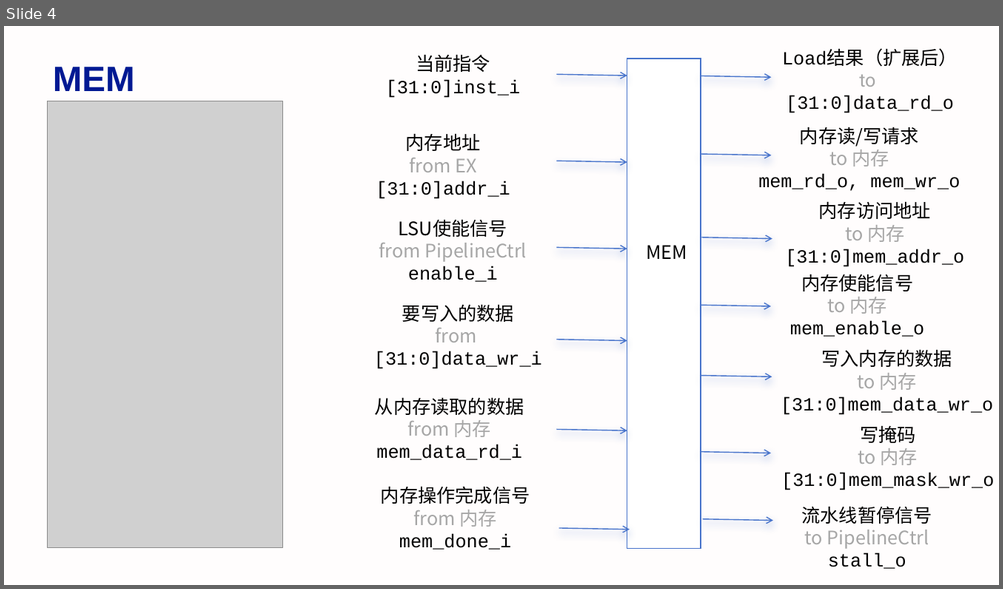
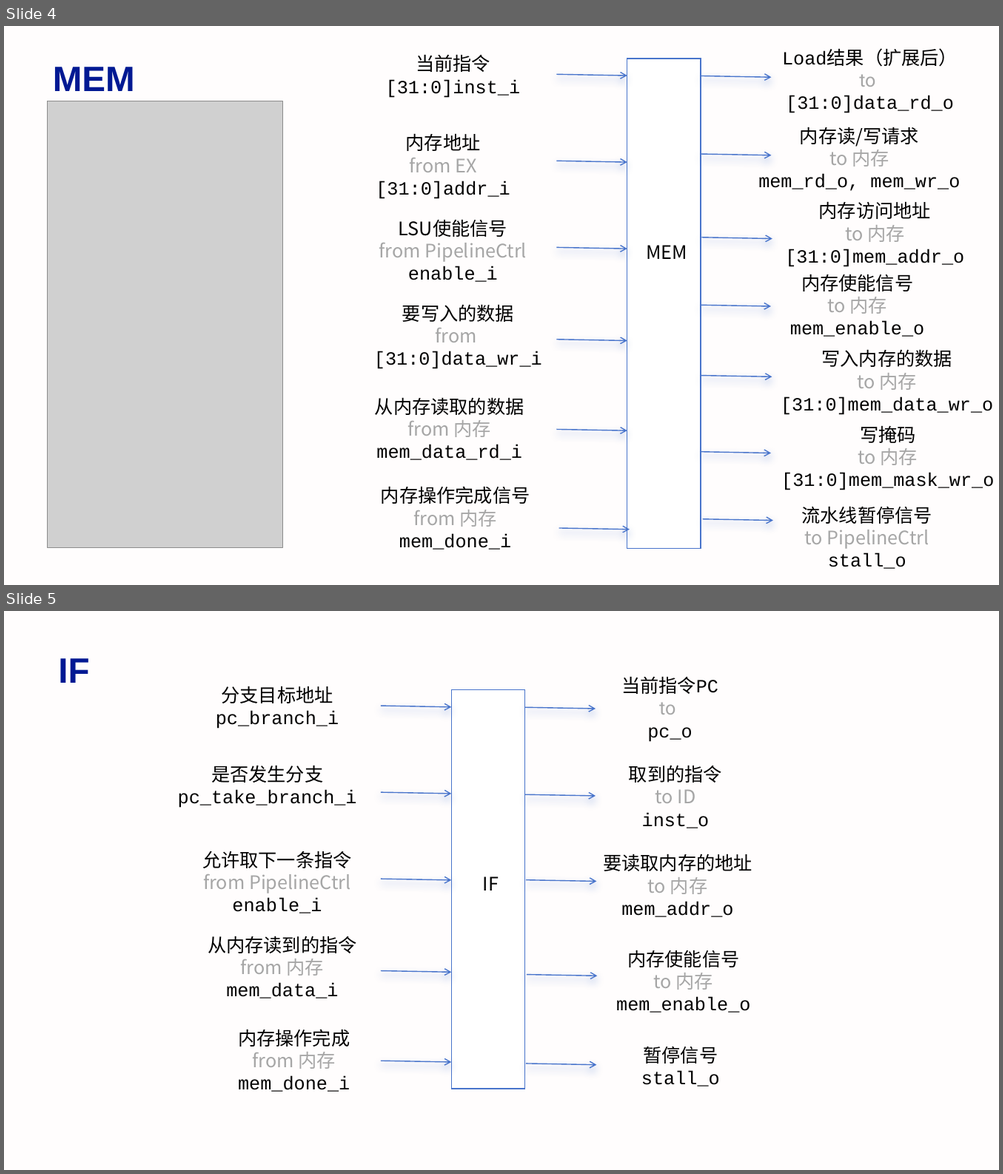
Before and after one commit to ningantrq/trq_minisys_rv, a slide deck: figure/trq_minisys_fig.pptx. Shown one above the other, each under a label of ours: slide 4 before the commit, slides 4 and 5 after it. The pictures are 1003x589 and 1003x1174 pixels, drawn with LibreOffice and Linux fonts; fonts in the diff are those of the drawing; grey boxes stand for pictures. Boxes give left, top, right and bottom in pixels: in the first picture for what was removed or moved away, otherwise in the second. Text is boxed around its words. In the diff, an @@ line names an element or a change of style, - is before the commit and + after.

```diff
--- a/figure/trq_minisys_fig.pptx
+++ b/figure/trq_minisys_fig.pptx
@@ slide 5 added at [4, 611, 999, 1170], background #FFFDFD @@
@@ text added at [58, 658, 89, 683], 34 pt, text #011993, bold @@
+IF
@@ text added at [621, 676, 718, 742], 18 pt, text #000000 @@
+当前指令PC
+to
+pc_o
@@ text added at [216, 686, 338, 729], 18 pt, text #000000 @@
+分支目标地址 pc_branch_i
@@ rectangle added at [452, 690, 526, 1089], fill #FFFFFF, outline #4874CB 1 pt @@
@@ arrow added from (381, 706) to (452, 707), #4874CB 1 pt @@
@@ arrow added from (525, 707) to (596, 709), #4874CB 1 pt @@
@@ text added at [178, 765, 357, 808], 18 pt, text #000000 @@
+是否发生分支pc_take_branch_i
@@ text added at [629, 765, 722, 829], 18 pt, text #000000 @@
+取到的指令
+to ID
+inst_o
@@ arrow added from (381, 792) to (452, 794), #4874CB 1 pt @@
@@ arrow added from (525, 795) to (596, 796), #4874CB 1 pt @@
@@ text added at [202, 851, 352, 914], 18 pt, text #000000 @@
+允许取下一条指令
+from PipelineCtrl
+enable_i
@@ text added at [603, 854, 752, 917], 18 pt, text #000000 @@
+要读取内存的地址
+to 内存
+mem_addr_o
@@ text added at [483, 877, 498, 891], 18 pt, text #000000 @@
+IF
@@ arrow added from (381, 879) to (452, 880), #4874CB 1 pt @@
@@ arrow added from (526, 880) to (597, 882), #4874CB 1 pt @@
@@ text added at [208, 936, 357, 999], 18 pt, text #000000 @@
+从内存读到的指令
+from 内存
+mem_data_i
@@ text added at [616, 950, 750, 1013], 18 pt, text #000000 @@
+内存使能信号
+to 内存
+mem_enable_o
@@ arrow added from (381, 971) to (452, 972), #4874CB 1 pt @@
@@ arrow added from (526, 975) to (597, 976), #4874CB 1 pt @@
@@ text added at [238, 1029, 350, 1092], 18 pt, text #000000 @@
+内存操作完成
+from 内存mem_done_i
@@ text added at [641, 1046, 720, 1087], 18 pt, text #000000 @@
+暂停信号
+stall_o
@@ arrow added from (381, 1061) to (452, 1062), #4874CB 1 pt @@
@@ arrow added from (526, 1064) to (597, 1065), #4874CB 1 pt @@
```
Also in this commit, not shown: 1 slide changed, 7 other files.
